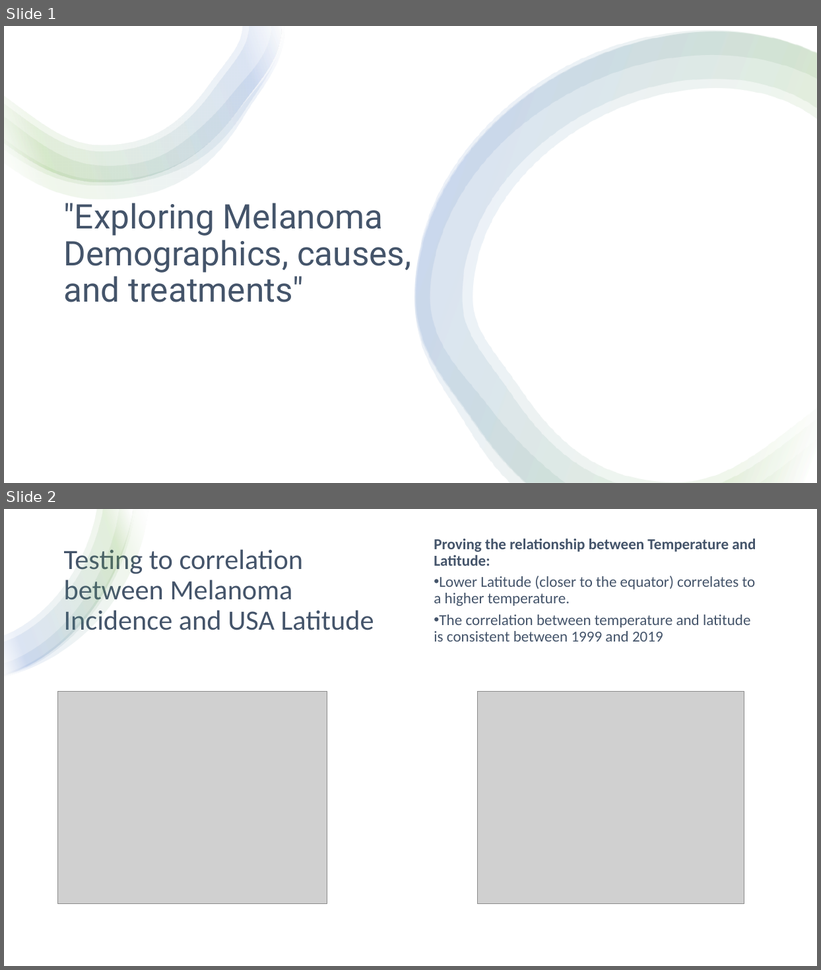
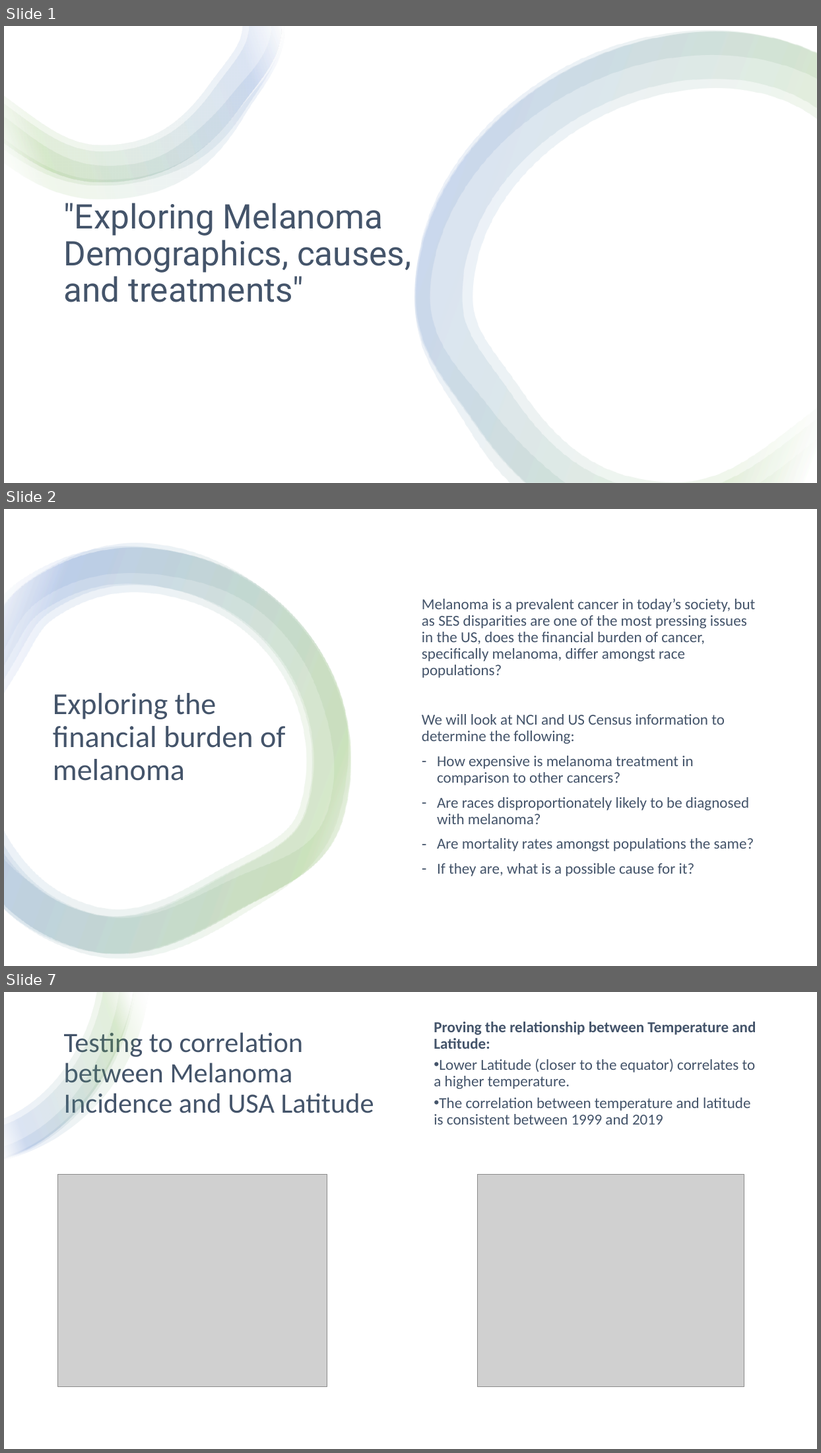
Before and after one commit to ishasaldhi/Project-1, a slide deck: Project 1.pptx. Shown one above the other, each under a label of ours: slides 1 and 2 before the commit, slides 1, 2 and 7 after it; the slides between them are not shown. The pictures are 821x970 and 821x1453 pixels, drawn with LibreOffice and Linux fonts; fonts in the diff are those of the drawing; grey boxes stand for pictures. Boxes give left, top, right and bottom in pixels: in the first picture for what was removed or moved away, otherwise in the second. Text is boxed around its words. In the diff, an @@ line names an element or a change of style, - is before the commit and + after.

```diff
--- a/Project 1.pptx
+++ b/Project 1.pptx
@@ slide 2 added at (4, 509, 817, 966), background #FFFFFF @@
@@ rectangle added at (4, 509, 817, 966), fill #FFFFFF @@
@@ group added at (4, 543, 351, 959): 4 freeform shapes @@
@@ text added at (422, 599, 755, 877), 18 pt, text #44546A @@
+Melanoma is a prevalent cancer in today’s society, but as SES disparities are one of the most pressing issues in the US, does the financial burden of cancer, specifically melanoma, differ amongst race populations?
+We will look at NCI and US Census information to determine the following:
+– How expensive is melanoma treatment in comparison to other cancers?
+– Are races disproportionately likely to be diagnosed with melanoma?
+– Are mortality rates amongst populations the same?
+– If they are, what is a possible cause for it?
@@ title added at (53, 693, 285, 781), 36 pt, text #44546A @@
+Exploring the financial burden of melanoma
@@ what was slide 2 is now slide 7 @@
```
Also in this commit, not shown: 4 other slides added.
